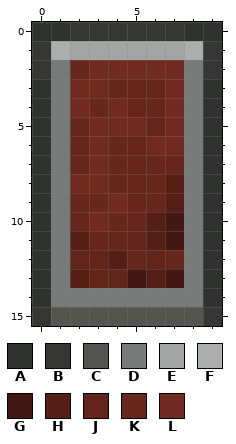
Two versions of one pixel-art sprite, textures/ui/slider_button_hover.png. Above, as it was before the edit.
The file is 10x16 pixels. Colours within 5 levels of each other are drawn and written as one.
Palette (. is transparent): A #30322f  B #363733  C #53554e  D #767b7a  E #a2a5a4  F #aaaead  G #421812  H #551f16  J #62251a  K #68271d  L #712a20
New version:
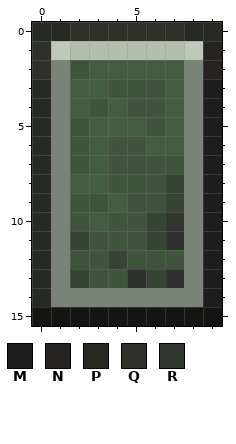
Colours new in this view: M #1d1d1d  N #252423  P #272a23  Q #2f3129  R #30382d
What changed:
Colour C changes from #53554e to #141412.
Colour D changes from #767b7a to #788475.
Colour E changes from #a2a5a4 to #b4beaf.
Colour F changes from #aaaead to #bec9ba.
Colour H changes from #551f16 to #364433.
Colour K changes from #68271d to #40543d.
Colour L changes from #712a20 to #445c41.
Colour A replaces colour G in row 11 at x 7; in row 13 at x 5 and 7.
Colour C replaces colour B in row 15 at x 0 and 9.
Colour K replaces colour J in row 11 at x 5; in row 12 at x 2 to 3 and 6; in row 13 at x 3 to 4.
Colour M replaces colour A in rows 3 to 14 at x 9.
Colour N replaces colour B in rows 1 to 2 at x 9.
Colour P replaces colour A in row 0 at x 0 to 1 and 8 to 9; in rows 3 to 14 at x 0.
Colour Q replaces colour B in row 0 at x 2 to 7; in rows 1 to 2 at x 0.
Colour R replaces colour G in row 10 at x 7.
Changed places in both pictures, as pixel boxes (x1, y1, x2, y2):
changed: (32, 22, 222, 326)
